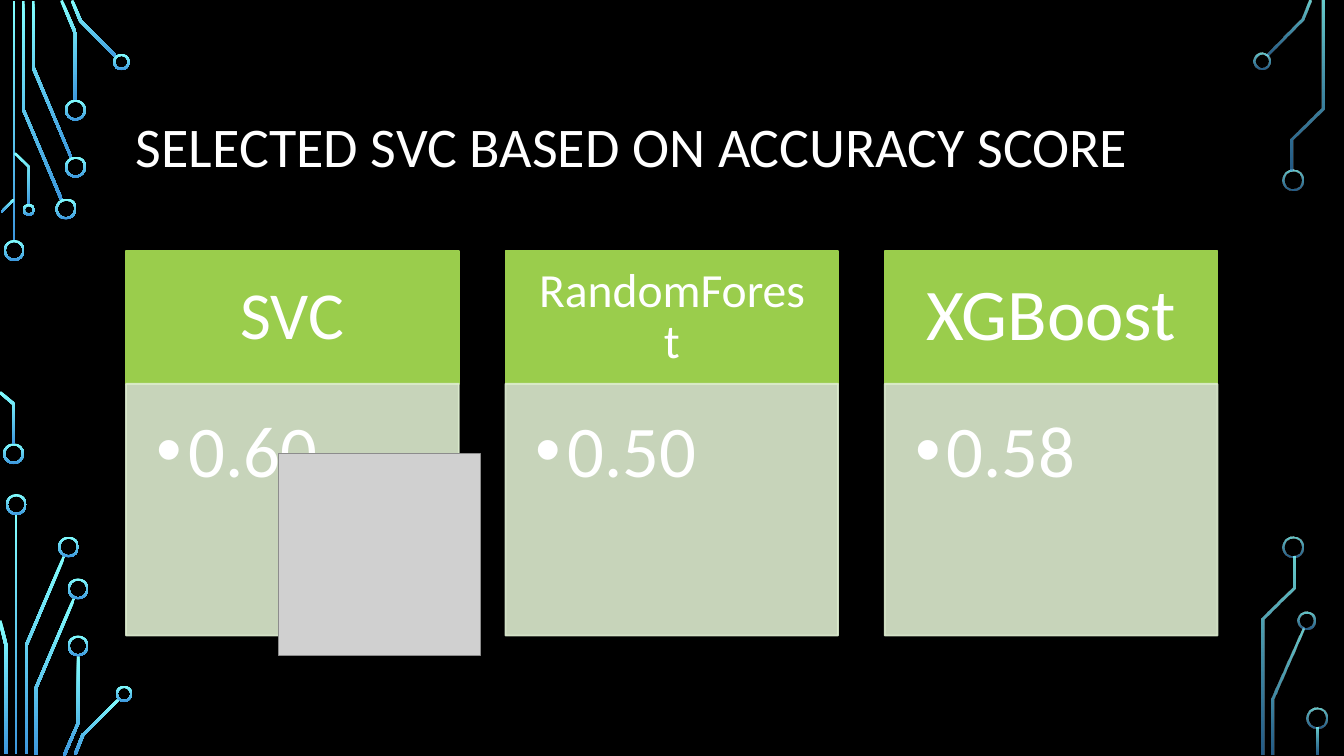
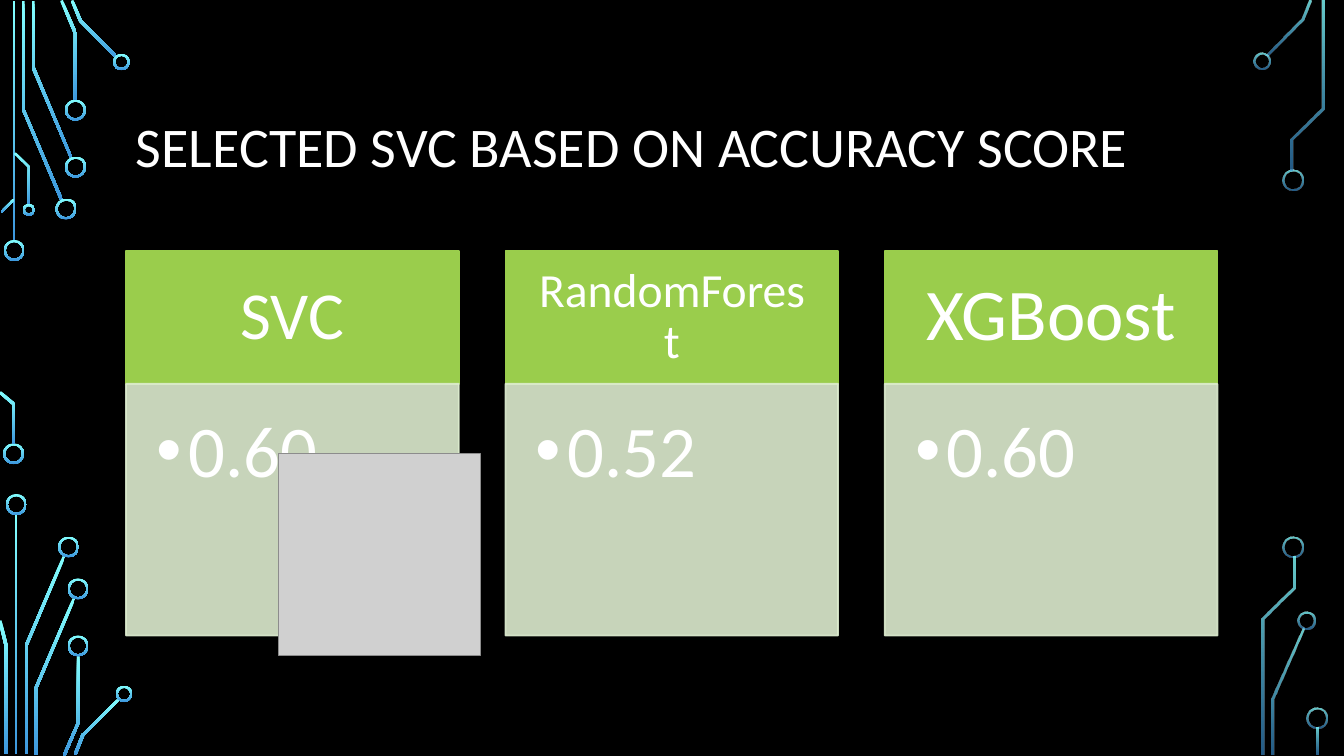
Before and after one commit to mengyanl/Corona_Tweet, a slide deck: slide 9 of Presentation_Tweet.pptx. Drawn at 1344x756 pixels with LibreOffice and Linux fonts; fonts in the diff are those of the drawing; grey boxes stand for pictures; background and template pictures are left out. Boxes give left, top, right and bottom in pixels: in the first picture for what was removed or moved away, otherwise in the second. Text is boxed around its words. In the diff, an @@ line names an element or a change of style, - is before the commit and + after.

```diff
--- a/Presentation_Tweet.pptx
+++ b/Presentation_Tweet.pptx
@@ text at box(567, 430, 696, 477): text changed @@
-  • 0.50
+  • 0.52
@@ text at box(947, 428, 1076, 477): text changed @@
-  • 0.58
+  • 0.60
```
Also in this commit, not shown: 6 other slides changed, 7 other files.
